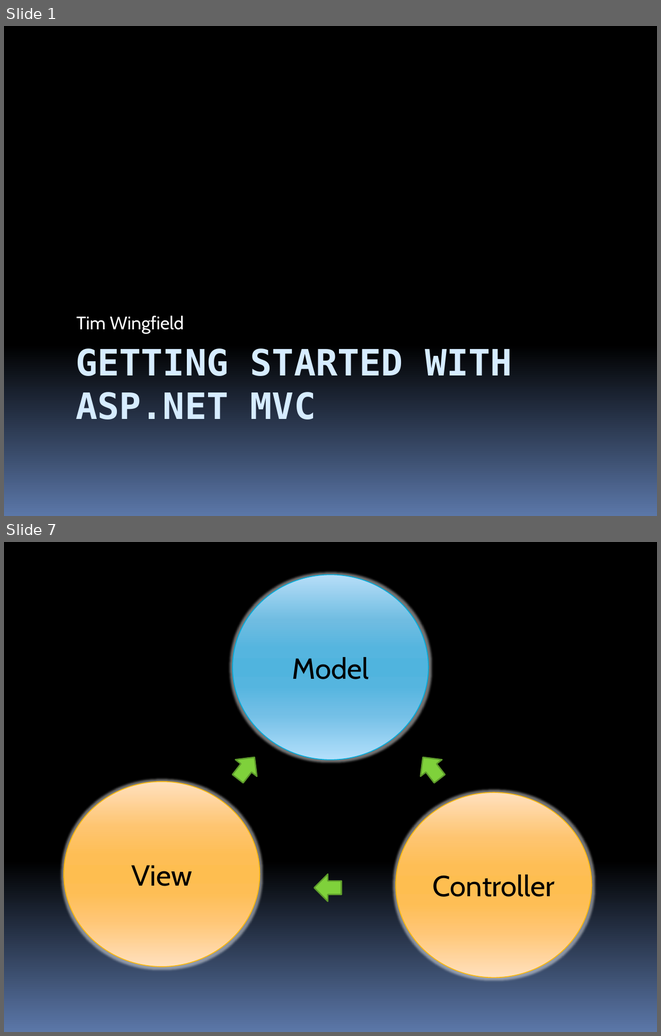
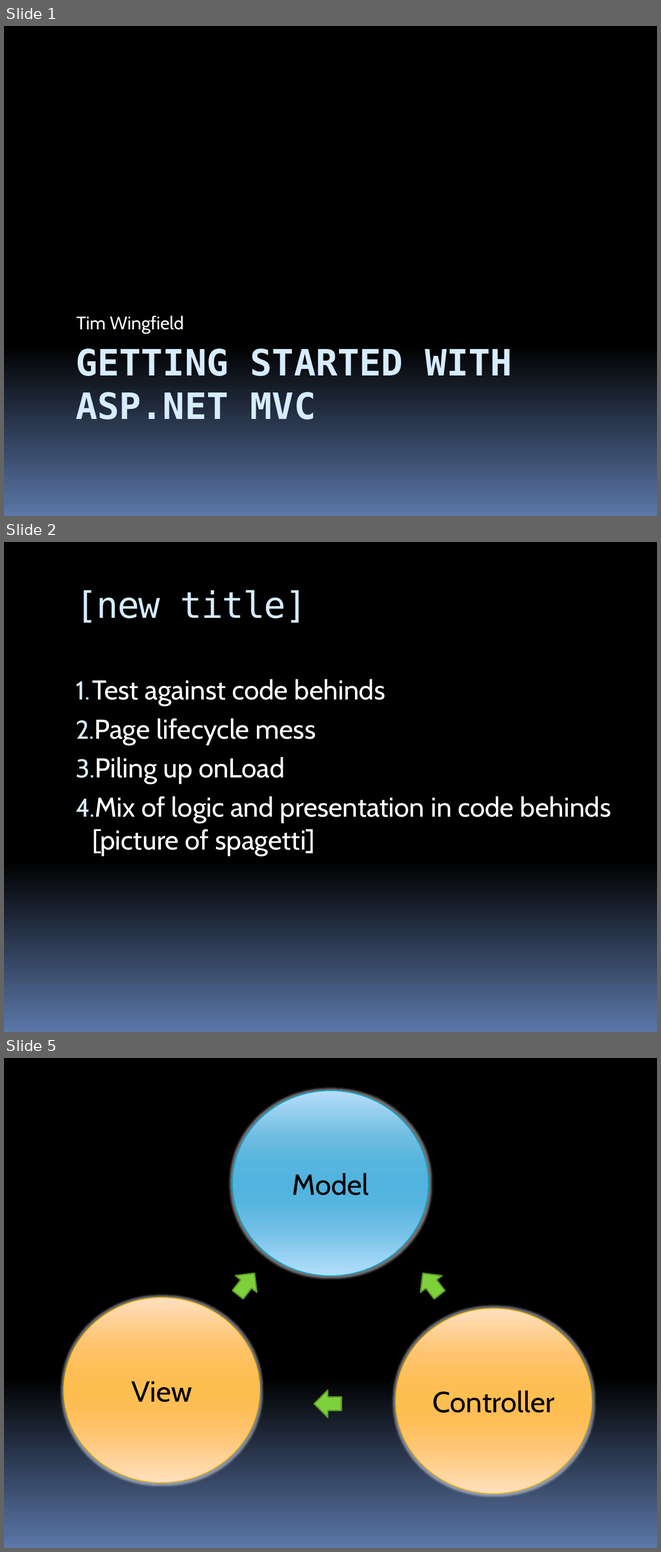
Before and after one commit to stevenharman/codeincubator, a slide deck: Samples/Getting-Started-With-MVC/Getting Started with MVC.pptx. Shown one above the other, each under a label of ours: slides 1 and 7 before the commit, slides 1, 2 and 5 after it; the slides between them are not shown. The pictures are 661x1036 and 661x1552 pixels, drawn with LibreOffice and Linux fonts; fonts in the diff are those of the drawing. Boxes give left, top, right and bottom in pixels: in the first picture for what was removed or moved away, otherwise in the second. Text is boxed around its words. In the diff, an @@ line names an element or a change of style, - is before the commit and + after.

```diff
--- a/Samples/Getting-Started-With-MVC/Getting Started with MVC.pptx
+++ b/Samples/Getting-Started-With-MVC/Getting Started with MVC.pptx
@@ slide 2 added at (4,542,657,1032), background gradient #000000 to #5B77A8 @@
@@ title added at (76,590,307,623), 40 pt, text #D6ECFF @@
+[new title]
@@ text added at (92,679,611,855), 30 pt, text #FFFFFF @@
+1. Test against code behinds
+2. Page lifecycle mess
+3. Piling up onLoad
+4. Mix of logic and presentation in code behinds [picture of spagetti]
@@ what was slide 7 is now slide 5 @@
```
Also in this commit, not shown: 3 slides changed, 6 other slides added, 2 slides removed, 3 other files.
